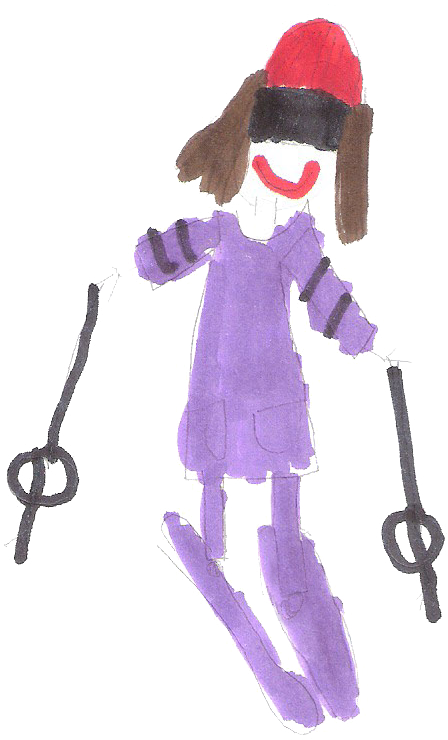
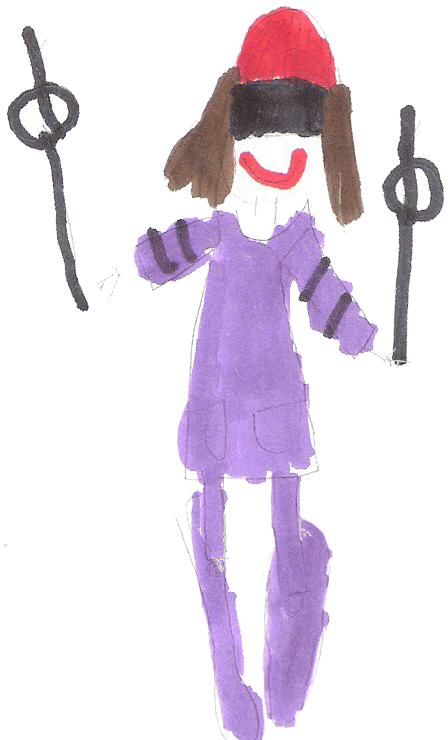
Revision of a layered w=448, h=740 image; what changed, layer by layer:
painted on "Body" over [6,281,447,628]
added group "Finished" with 7 layers above "Yard Sale" over [6,3,447,740]
added group "Skis" (1st of 5, in "Finished") with 2 layers in group "Finished" over [167,487,335,740]
added layer "Left Ski (straight down)" (1st of 2, in "Finished" › "Skis") in group "Skis" over [256,516,335,732]
added layer "Right Ski (straight down)" (1st of 2, in "Finished" › "Skis") in group "Skis" over [167,487,266,740]
added group "Poles" (1st of 5, in "Finished") with 2 layers in group "Finished" over [6,19,446,366]
added layer "Right" (1st of 5, in "Finished" › "Poles") in group "Poles" over [6,25,97,314]
added layer "Left" (1st of 5, in "Finished" › "Poles") in group "Poles" over [379,104,446,366]
added layer "Head" (1st of 5, in "Finished") in group "Finished" over [162,3,368,228]
hid group "Turning Left" (7 layers) over [6,13,447,740]
